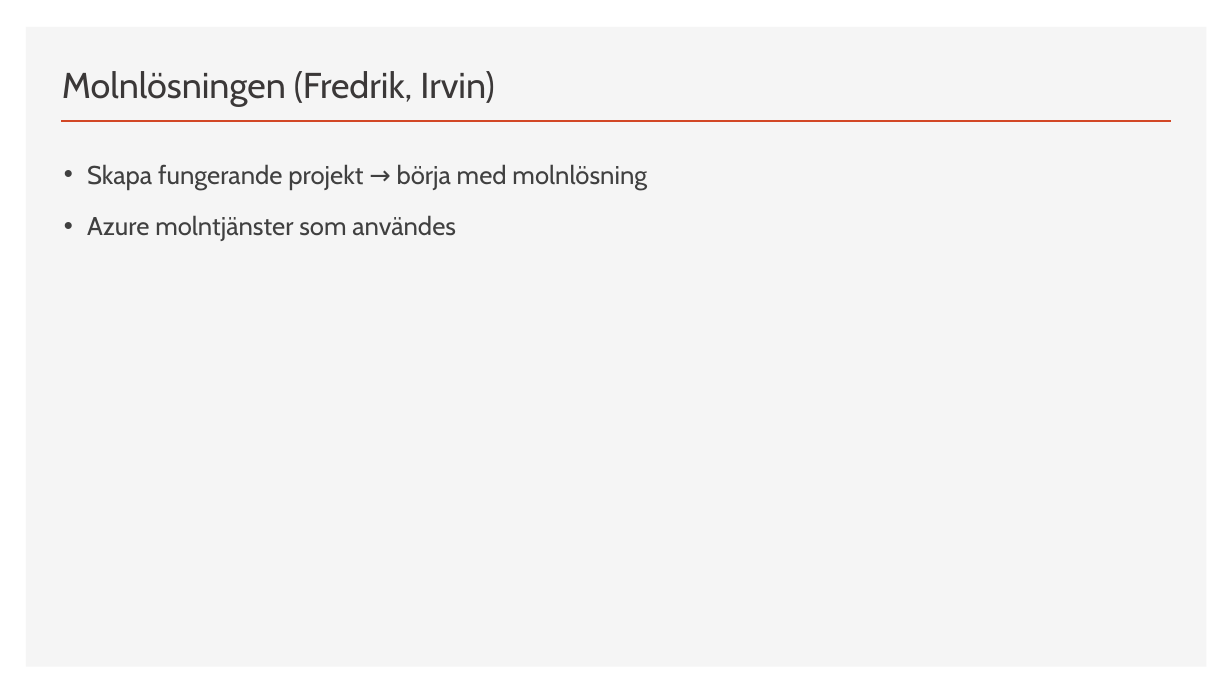
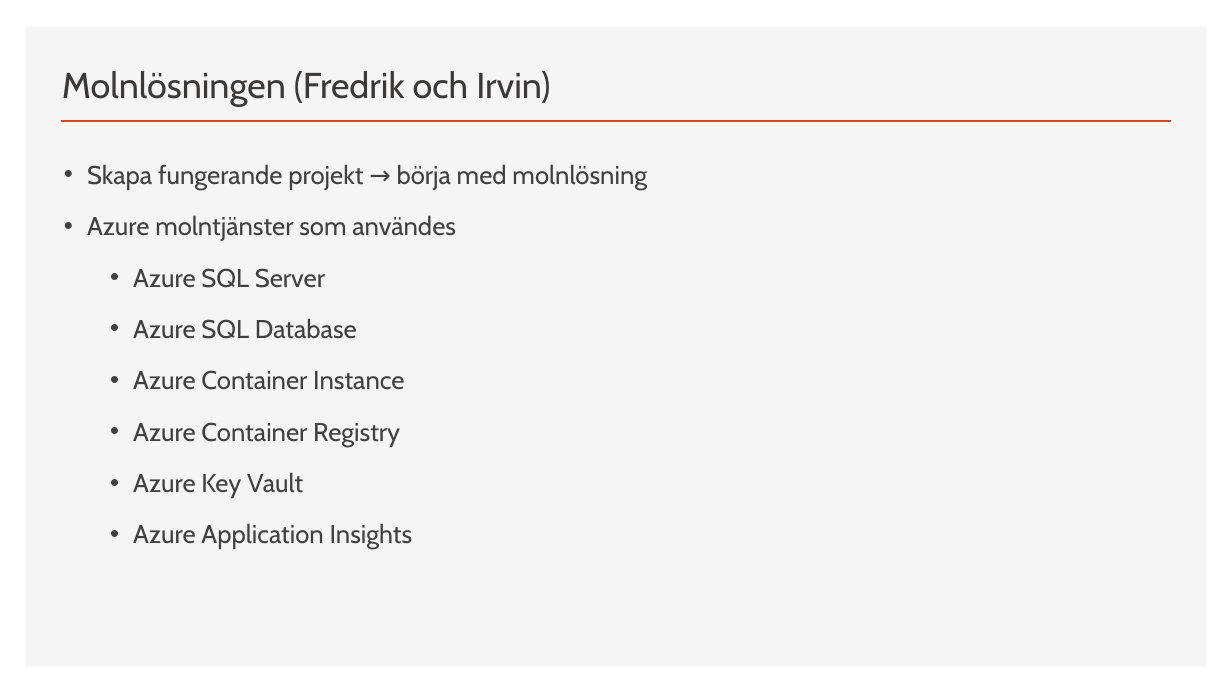
Before and after one commit to PGBSNH19/spacepark-grupp-6-spacepark, a slide deck: slide 5 of Documentation/Presentation.pptx. Drawn at 1232x693 pixels with LibreOffice and Linux fonts; fonts in the diff are those of the drawing. Boxes give left, top, right and bottom in pixels: in the first picture for what was removed or moved away, otherwise in the second. Text is boxed around its words. In the diff, an @@ line names an element or a change of style, - is before the commit and + after.

```diff
--- a/Documentation/Presentation.pptx
+++ b/Documentation/Presentation.pptx
@@ title at (62, 71, 550, 106): text changed @@
-Molnlösningen (Fredrik, Irvin)
+Molnlösningen (Fredrik och Irvin)
@@ text at (133, 268, 413, 549): paragraphs added @@
+  • Azure SQL Server
+  • Azure SQL Database
+  • Azure Container Instance
+  • Azure Container Registry
+  • Azure Key Vault
+  • Azure Application Insights
```
Also in this commit, not shown: 2 other slides changed, 5 other files.
